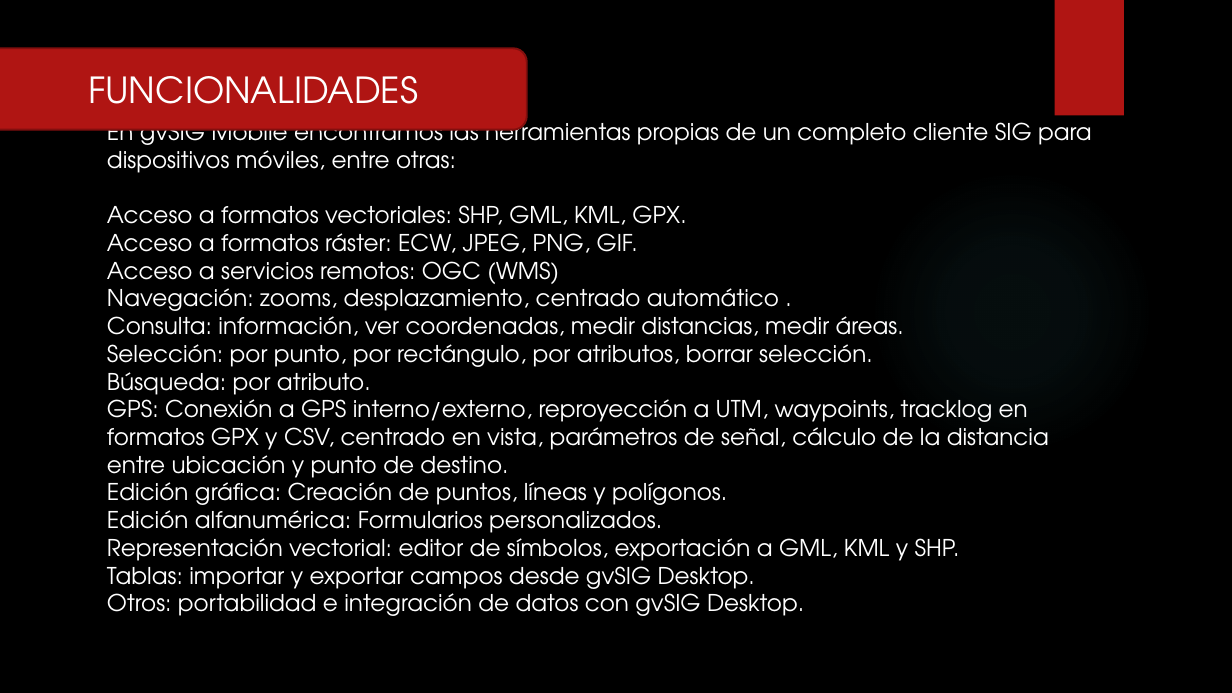
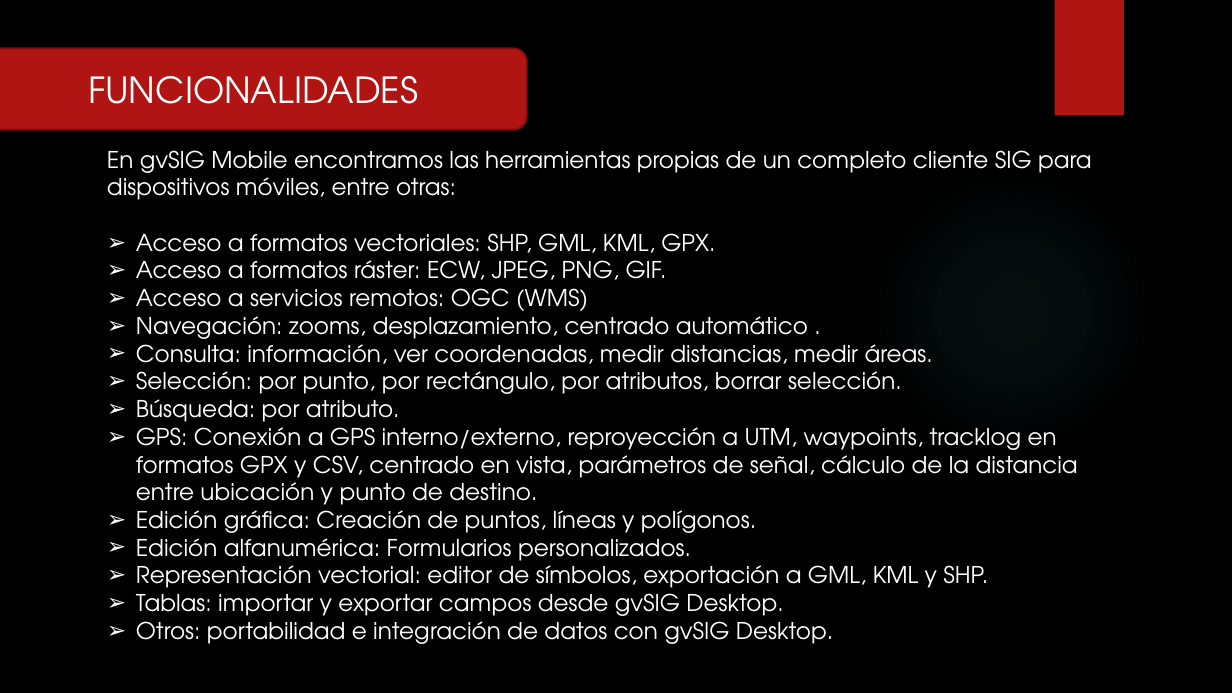
Before and after one commit to RFray/gvSIG, a slide deck: slide 10 of Expo-gvSIG.pptx (slide 9 before the commit). Drawn at 1232x693 pixels with LibreOffice and Linux fonts; fonts in the diff are those of the drawing; background and template pictures are left out. Boxes give left, top, right and bottom in pixels: in the first picture for what was removed or moved away, otherwise in the second. Text is boxed around its words. In the diff, an @@ line names an element or a change of style, - is before the commit and + after.

```diff
--- a/Expo-gvSIG.pptx
+++ b/Expo-gvSIG.pptx
@@ text "En gvSIG Mobile encontramos las ...": place and size @@
-text "En gvSIG Mobile encontramos las ..." at box(107, 117, 1092, 616)
+text "En gvSIG Mobile encontramos las ..." at box(107, 150, 1092, 644)
@@ text at box(136, 233, 1078, 644): bullet none to ➢ @@
```
Also in this commit, not shown: 6 other slides changed, 3 slides added, 1 slide removed.
